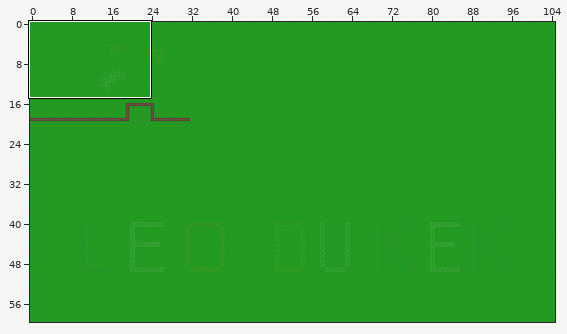
Two states of a Tiled map, map/backround_ground.tmx. The first picture is a wide view before the edit; the outline marks the close-up.
Close-up. First the earlier version:
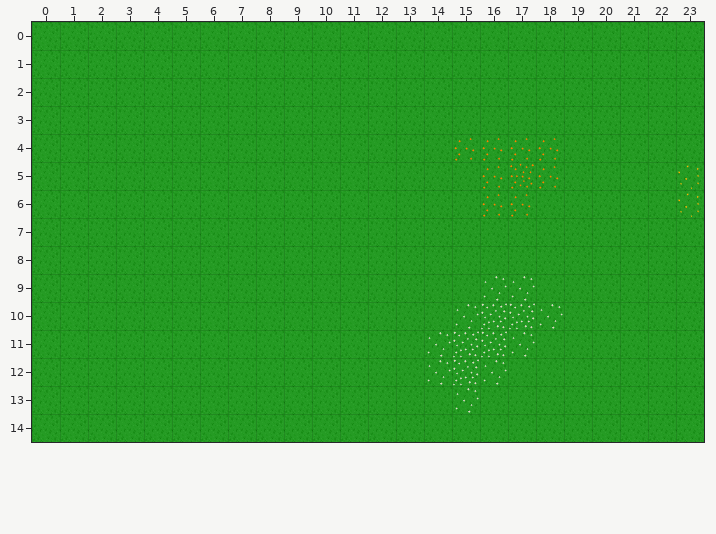
Cells are 64x64 px. Shown: x 0..23, y 0..14.
New version:
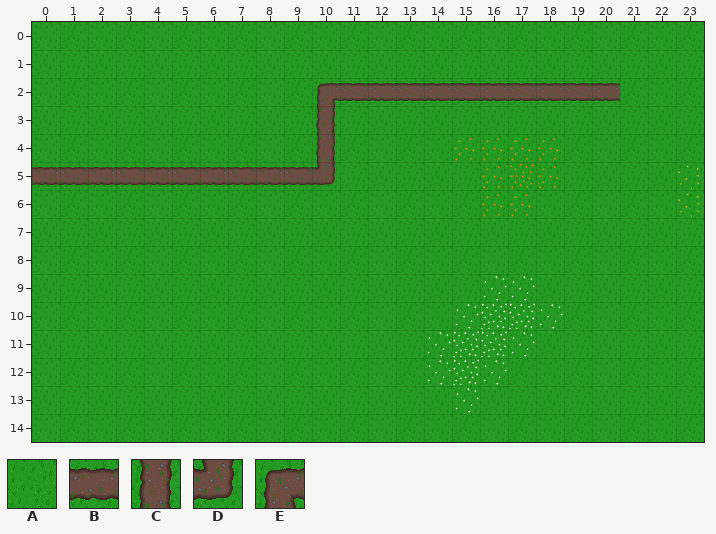
Key: from "gras": A 0, B 5, C 6, D 7, E 10.
_ is an empty cell.
Tiles replaced or removed in this view: A.
Difference:
Changed rows in their new state; . is an unchanged cell.
Layer "Ground":
first column x 0:
 2 ..........EBBBBBBBBBB
 3 ..........C..........
 4 ..........C..........
 5 BBBBBBBBBBD..........
Where, in picture pixels (left, top, right, bottom), the same in both close-ups:
changed: (32, 83, 620, 185)
